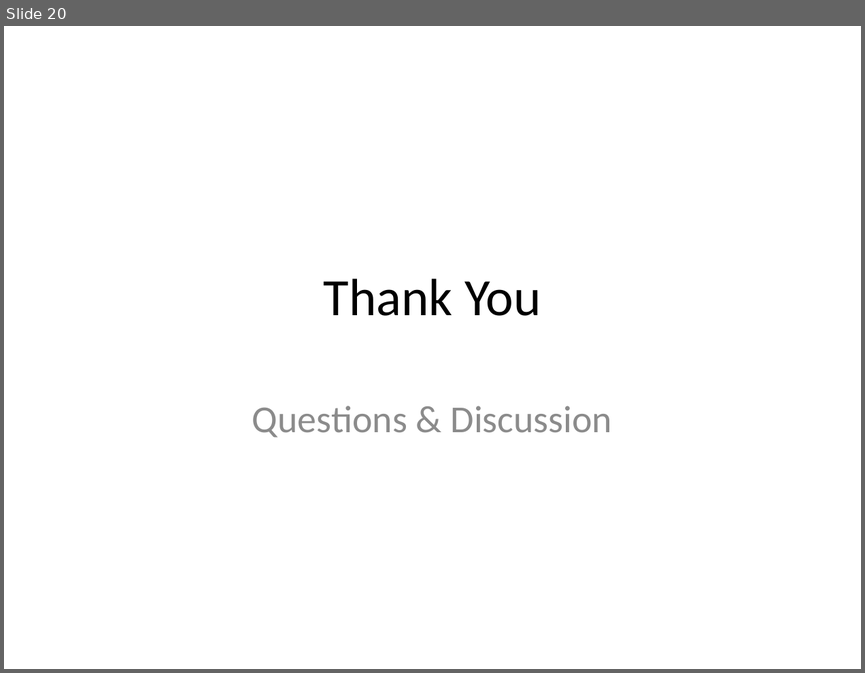
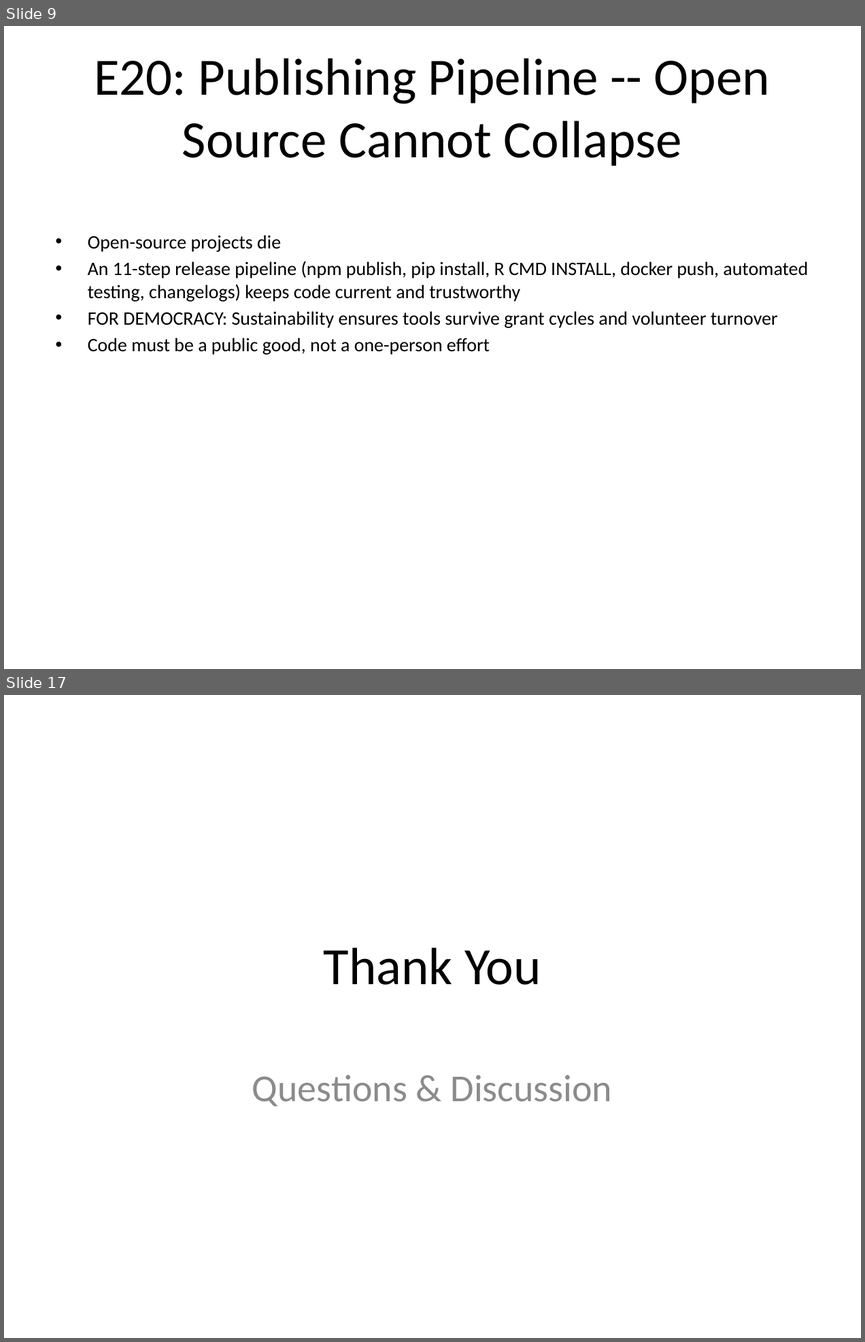
Before and after one commit to elijah/akashic-civics, a slide deck: presentation/akashic_civics_presentation.pptx. Shown one above the other, each under a label of ours: slide 20 before the commit, slides 9 and 17 after it; the slides between them are not shown. The pictures are 865x673 and 865x1342 pixels, drawn with LibreOffice and Linux fonts; fonts in the diff are those of the drawing. Boxes give left, top, right and bottom in pixels: in the first picture for what was removed or moved away, otherwise in the second. Text is boxed around its words. In the diff, an @@ line names an element or a change of style, - is before the commit and + after.

Commit message:
Revise presentation: restructure narrative around civic democracy arc (measurement -> accountability -> reform)

```diff
--- a/presentation/akashic_civics_presentation.pptx
+++ b/presentation/akashic_civics_presentation.pptx
@@ slide 9 added at box(4, 26, 861, 669), background #FFFFFF @@
@@ title added at box(94, 58, 770, 166), 44 pt, text #000000 @@
+E20: Publishing Pipeline -- Open Source Cannot Collapse
@@ text added at box(88, 235, 808, 354), 16 pt, text #000000 @@
+• Open-source projects die
+• An 11-step release pipeline (npm publish, pip install, R CMD INSTALL, docker push, automated testing, changelogs) keeps code current and trustworthy
+• FOR DEMOCRACY: Sustainability ensures tools survive grant cycles and volunteer turnover
+• Code must be a public good, not a one-person effort
@@ what was slide 20 is now slide 17 @@
```
Also in this commit, not shown: 12 slides changed, 4 other slides added, 8 slides removed, 2 other files.
